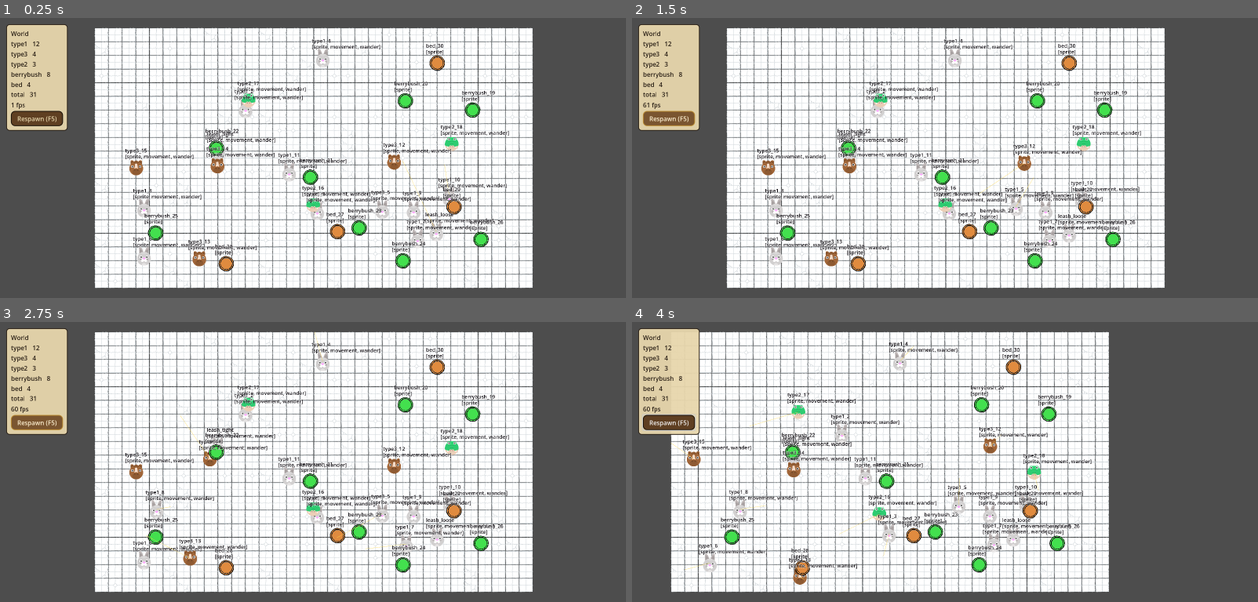
Above: before the commit, frames 1-4 (two rows, left to right).
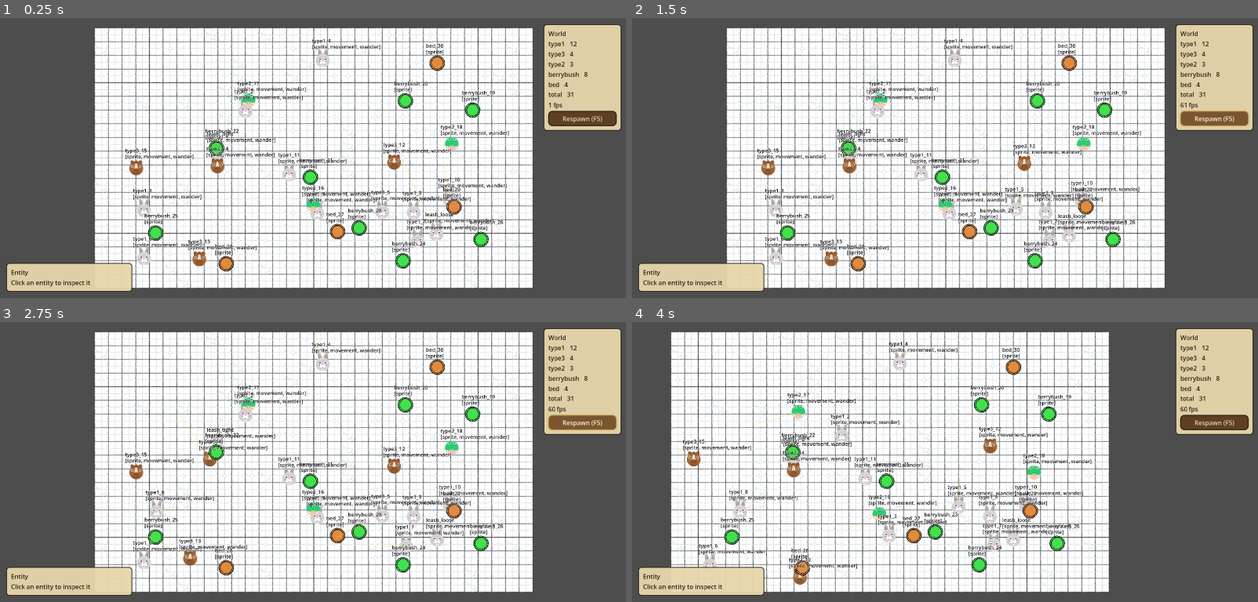
Above: after the commit, the same moments.

Repository: hafizosina/compilationpack
Game: Godot game, scene res://8. SimpleAiSystem/main.tscn
The game is run twice, just before and just after one commit, with the same random seed, the same clock (stepped at 60 frames per second) and the same inputs.
Inputs (mouse positions are in pixels of both pictures, inside the frame that each line leads up to):
- Up to frame 1 (0.25 s): no input
- Up to frame 2 (1.5 s): click "Respawn (F5)" at 0.5 s; click "Respawn (F5)" at 1.25 s
- Up to frame 3 (2.75 s): click "Respawn (F5)" at 2 s
- Up to frame 4 (4 s): tap Enter at 2.75 s; move the mouse to (1082, 448) at 2.77 s; hold Right (ui_right) 2.78-3.5 s; hold Shift (sprint) 2.78-3.5 s; click (1082, 448) at 2.92 s; drag from (819, 476) to (913, 518) at 3.52 s

The runs differ from the first frame. In frame 1, 10% of the frame differs, in the area x 1-100%, y 2-98%; in frame 2, 10%; in frame 3, 10%; in frame 4, 10%.

Commit message:
feat(sim): click-to-select entity inspector panel

Diff:
--- a/8. SimpleAiSystem/components/sim_component.gd
+++ b/8. SimpleAiSystem/components/sim_component.gd
@@ -21,3 +21,18 @@
 ## must match the matching SimComponentDef.slot().
 func slot() -> StringName:
 	return &""
+
+## How this component represents ITSELF in the entity inspector: readable
+## field -> value pairs, already formatted as strings so the UI stays a dumb
+## renderer. Dictionaries keep insertion order, so the component also decides
+## the order its fields appear in. Return {} to stay out of the panel entirely.
+##
+## Nothing outside the component knows what it holds — adding a component kind
+## adds its own section to the inspector with no change to SimEntity or the UI.
+func describe() -> Dictionary:
+	return {}
+
+## Heading this component appears under in the inspector. Defaults to the slot
+## name; override to present something other than the raw key.
+func describe_label() -> String:
+	return String(slot()).capitalize()
--- a/8. SimpleAiSystem/components/sim_movement_component.gd
+++ b/8. SimpleAiSystem/components/sim_movement_component.gd
@@ -50,6 +50,15 @@
 func current_speed() -> float:
 	return run_speed if _gait == Gait.RUN else walk_speed
 
+func describe() -> Dictionary:
+	var gait_name := "run" if _gait == Gait.RUN else "walk"
+	return {
+		"walk / run": "%.0f / %.0f px/s" % [walk_speed, run_speed],
+		"state": "moving (%s)" % gait_name if _has_target else "idle",
+		"target": "%.0f, %.0f" % [_target.x, _target.y] if _has_target else "—",
+		"arrive at": "%.0f px" % arrive_radius,
+	}
+
 func _physics_process(_delta: float) -> void:
 	if entity == null:
 		return
--- a/8. SimpleAiSystem/components/sim_wander_component.gd
+++ b/8. SimpleAiSystem/components/sim_wander_component.gd
@@ -44,6 +44,13 @@
 	_wait = _rng.randf_range(pause_min, pause_max)
 	_movement.move_to(_pick_point(), SimMovementComponent.Gait.WALK)
 
+func describe() -> Dictionary:
+	return {
+		"radius": "%.0f px" % radius,
+		"pause": "%.1f - %.1f s" % [pause_min, pause_max],
+		"next pick": "%.1f s" % maxf(_wait, 0.0),
+	}
+
 ## A uniformly distributed point on the disc of `radius` around home, clamped to
 ## the world bounds. The sqrt keeps points from bunching at the centre.
 func _pick_point() -> Vector2:
--- a/8. SimpleAiSystem/entity/sim_entity.gd
+++ b/8. SimpleAiSystem/entity/sim_entity.gd
@@ -54,6 +54,38 @@
 func component_slots() -> Array:
 	return _components.keys()
 
+## A formatted snapshot for the inspector panel: the entity's own facts plus
+## whatever each component chooses to expose through its describe().
+func describe() -> Dictionary:
+	var reported := {}
+	for key in _components:
+		var node: Node = _components[key]
+		# The sprite slot registers the bare Sprite2D from the scene, which has
+		# no describe() — guard rather than assume every slot is a SimComponent.
+		if not node.has_method("describe"):
+			continue
+		var fields: Dictionary = node.describe()
+		if fields.is_empty():
+			continue
+		# Label and fields both come from the component — the entity aggregates,
+		# it never decides how a component presents itself.
+		reported[String(key)] = {
+			"label": node.describe_label() if node.has_method("describe_label") else String(key),
+			"fields": fields,
+		}
+	var slot_names: Array[String] = []
+	for key in _components:
+		slot_names.append(String(key))
+	return {
+		"name": name,
+		"type": String(def_id),
+		"position": "%.0f, %.0f" % [global_position.x, global_position.y],
+		"home": "%.0f, %.0f" % [home_position.x, home_position.y],
+		"from home": "%.0f px" % global_position.distance_to(home_position),
+		"slots": ", ".join(slot_names),
+		"components": reported,
+	}
+
 ## Actions this entity can PERFORM, unioned across its components (Phase 2).
 func do_actions() -> Array[StringName]:
 	return []
--- a/8. SimpleAiSystem/main.gd
+++ b/8. SimpleAiSystem/main.gd
@@ -3,17 +3,45 @@
 ## Module 8 entry point. Builds the whole world from data on startup — every
 ## entity on screen comes out of world1.tres via the SimEntityFactory.
 ##
-## F1 cycles the per-entity debug overlay (off / labels / labels + wander
-## leashes), F5 respawns the world (edit world1.tres, hit F5, see the change
-## without touching code).
+## Left-click an entity to inspect it in the bottom-left panel; click bare
+## ground to clear the selection. F1 cycles the per-entity debug overlay (off /
+## labels / labels + wander leashes), F5 respawns the world (edit world1.tres,
+## hit F5, see the change without touching code).
+
+## Physics layer entities sit on, and the layer picking queries against.
+const SELECT_MASK := 1
+## Ceiling on overlapping bodies considered by one pick.
+const MAX_PICK_HITS := 32
+## How often the selected entity's snapshot is pushed to the panel. The values
+## are read by a person, so 5 Hz is plenty and costs nothing.
+const INSPECT_INTERVAL := 0.2
 
 @onready var factory: SimEntityFactory = $EntityFactory
+@onready var selection_marker: SimSelectionMarker = $World/SelectionMarker
+
+var _selected: SimEntity
+var _since_push: float = 0.0
 
 func _ready() -> void:
 	EventBus.sim_respawn_requested.connect(_respawn)
 	_respawn()
 
+func _process(delta: float) -> void:
+	if _selected == null:
+		return
+	if not is_instance_valid(_selected):
+		_select(null)
+		return
+	_since_push += delta
+	if _since_push >= INSPECT_INTERVAL:
+		_since_push = 0.0
+		EventBus.sim_entity_inspected.emit(_selected.describe())
+
 func _unhandled_input(event: InputEvent) -> void:
+	if event is InputEventMouseButton and event.pressed and event.button_index == MOUSE_BUTTON_LEFT:
+		_select(_entity_at(get_global_mouse_position()))
+		get_viewport().set_input_as_handled()
+		return
 	if not (event is InputEventKey and event.pressed and not event.echo):
 		return
 	match event.keycode:
@@ -25,7 +53,43 @@
 			_respawn()
 			get_viewport().set_input_as_handled()
 
+## The entity under `world_pos`, or null for bare ground. Picks against the
+## entity's own physics body — the same shape a Phase 2 sensor will detect,
+## so there is no second set of hitboxes to keep in sync.
+##
+## Entities overlap freely (nothing collides), and intersect_point returns hits
+## in no particular order, so the nearest centre wins. Without that, clicking a
+## creature standing on a bush selects whichever the physics server happened to
+## report first.
+func _entity_at(world_pos: Vector2) -> SimEntity:
+	var query := PhysicsPointQueryParameters2D.new()
+	query.position = world_pos
+	query.collision_mask = SELECT_MASK
+	query.collide_with_bodies = true
+	query.collide_with_areas = false
+
+	var closest: SimEntity = null
+	var closest_distance := INF
+	for hit in get_world_2d().direct_space_state.intersect_point(query, MAX_PICK_HITS):
+		var collider: Object = hit.get("collider")
+		if not (collider is SimEntity):
+			continue
+		var entity: SimEntity = collider
+		var distance := entity.global_position.distance_squared_to(world_pos)
+		if distance < closest_distance:
+			closest_distance = distance
+			closest = entity
+	return closest
+
+func _select(entity: SimEntity) -> void:
+	_selected = entity
+	_since_push = 0.0
+	selection_marker.track(entity)
+	EventBus.sim_entity_inspected.emit(entity.describe() if entity != null else {})
+
 func _respawn() -> void:
+	# Dropped before the spawn frees anything, so nothing holds a dead entity.
+	_select(null)
 	factory.spawn_world()
 	if Constant.DEBUG:
 		factory.debug_report()
--- a/8. SimpleAiSystem/main.tscn
+++ b/8. SimpleAiSystem/main.tscn
@@ -7,6 +7,7 @@
 [ext_resource type="Script" uid="uid://c4xcx6k8t3010" path="res://8. SimpleAiSystem/entity/sim_entity_factory.gd" id="4_factory"]
 [ext_resource type="Resource" uid="uid://dldvh5p25k40x" path="res://8. SimpleAiSystem/defs/catalog.tres" id="5_catalog"]
 [ext_resource type="Resource" uid="uid://wdyc5afntjkk" path="res://8. SimpleAiSystem/defs/world1.tres" id="6_world"]
+[ext_resource type="Script" uid="uid://qpwrfvlam5jx" path="res://8. SimpleAiSystem/selection_marker.gd" id="7_marker"]
 
 [node name="Main" type="Node2D" unique_id=1530078585]
 script = ExtResource("3_main")
@@ -21,6 +22,9 @@
 
 [node name="Entities" type="Node2D" parent="World" unique_id=17035332]
 
+[node name="SelectionMarker" type="Node2D" parent="World"]
+script = ExtResource("7_marker")
+
 [node name="EntityFactory" type="Node" parent="." unique_id=343339860 node_paths=PackedStringArray("entities_root")]
 script = ExtResource("4_factory")
 catalog = ExtResource("5_catalog")
--- /dev/null
+++ b/8. SimpleAiSystem/selection_marker.gd
@@ -0,0 +1,39 @@
+class_name SimSelectionMarker
+extends Node2D
+
+## Ring drawn around the entity currently being inspected.
+##
+## It lives beside the entities rather than on them so selection still reads
+## with the debug overlay switched off, and so a freed entity takes nothing
+## with it — the marker just stops tracking.
+
+const RING_COLOR := Color(0.85, 0.5, 0.08, 0.95)
+const RING_RADIUS := 42.0
+const RING_WIDTH := 3.0
+
+var _target: SimEntity
+
+func _ready() -> void:
+	z_index = 200
+	visible = false
+
+## Follows `entity`, or hides when passed null.
+func track(entity: SimEntity) -> void:
+	_target = entity
+	visible = entity != null
+	set_process(entity != null)
+	if entity != null:
+		global_position = entity.global_position
+	queue_redraw()
+
+func _process(_delta: float) -> void:
+	if not is_instance_valid(_target):
+		track(null)
+		return
+	global_position = _target.global_position
+	queue_redraw()
+
+func _draw() -> void:
+	if not is_instance_valid(_target):
+		return
+	draw_arc(Vector2.ZERO, RING_RADIUS, 0.0, TAU, 48, RING_COLOR, RING_WIDTH)
--- a/8. SimpleAiSystem/ui/ui.gd
+++ b/8. SimpleAiSystem/ui/ui.gd
@@ -1,19 +1,28 @@
 extends CanvasLayer
 
-## Phase 1 world readout: live entity counts per blueprint, the frame rate, and
-## a respawn button.
+## Two read-outs for the running world: population counts top-right, and a
+## bottom-left inspector for whichever entity is currently selected. They are
+## anchored to opposite corners rather than sharing a column, so neither can
+## push or cover the other however tall the inspector grows.
 ##
-## It holds no reference to the factory — the census arrives on the EventBus and
-## the button asks for a respawn the same way, so the panel knows nothing about
-## how entities are built.
+## The panel holds no reference to an entity or to the factory. Counts and
+## inspector snapshots both arrive on the EventBus already formatted, and the
+## respawn button asks for a rebuild the same way — so the UI knows nothing
+## about how entities are built or what any component contains.
+
+## Width reserved for the key column so values line up.
+const KEY_WIDTH := 108.0
 
 @onready var counts_label: Label = %CountsLabel
 @onready var fps_label: Label = %FpsLabel
 @onready var respawn_button: Button = %RespawnButton
+@onready var detail: VBoxContainer = %Detail
 
 func _ready() -> void:
 	EventBus.sim_world_spawned.connect(_on_world_spawned)
+	EventBus.sim_entity_inspected.connect(_on_entity_inspected)
 	respawn_button.pressed.connect(_on_respawn_pressed)
+	_on_entity_inspected({})
 
 func _process(_delta: float) -> void:
 	fps_label.text = "%d fps" % Engine.get_frames_per_second()
@@ -28,5 +37,52 @@
 	lines.append("total   %d" % total)
 	counts_label.text = "\n".join(lines)
 
+## Rebuilds the inspector from a snapshot. An empty dictionary means nothing is
+## selected. Each component's section is rendered exactly as that component
+## described itself — heading, fields and field order all come from it.
+func _on_entity_inspected(details: Dictionary) -> void:
+	_clear(detail)
+	if details.is_empty():
+		detail.add_child(_line("Click an entity to inspect it"))
+		return
+
+	detail.add_child(_line(str(details.get("name", "—"))))
+	detail.add_child(HSeparator.new())
+	for key in ["type", "position", "home", "from home", "slots"]:
+		detail.add_child(_row(key, str(details.get(key, "—"))))
+
+	var components: Dictionary = details.get("components", {})
+	for slot in components:
+		var section: Dictionary = components[slot]
+		detail.add_child(HSeparator.new())
+		detail.add_child(_line(str(section.get("label", slot))))
+		var fields: Dictionary = section.get("fields", {})
+		for field in fields:
+			detail.add_child(_row(String(field), str(fields[field])))
+
 func _on_respawn_pressed() -> void:
 	EventBus.sim_respawn_requested.emit()
+
+## Detaches before freeing: queue_free() alone leaves the old rows parented for
+## the rest of the frame, so the panel would briefly show two entities at once.
+func _clear(container: Node) -> void:
+	for child in container.get_children():
+		container.remove_child(child)
+		child.queue_free()
+
+func _row(key: String, value: String) -> HBoxContainer:
+	var row := HBoxContainer.new()
+	var key_label := Label.new()
+	key_label.text = key
+	key_label.custom_minimum_size = Vector2(KEY_WIDTH, 0.0)
+	var value_label := Label.new()
+	value_label.text = value
+	value_label.size_flags_horizontal = Control.SIZE_EXPAND_FILL
+	row.add_child(key_label)
+	row.add_child(value_label)
+	return row
+
+func _line(text: String) -> Label:
+	var label := Label.new()
+	label.text = text
+	return label
--- a/8. SimpleAiSystem/ui/ui.tscn
+++ b/8. SimpleAiSystem/ui/ui.tscn
@@ -6,38 +6,66 @@
 [node name="UI" type="CanvasLayer" unique_id=632847832]
 script = ExtResource("1_ui")
 
-[node name="MarginContainer" type="MarginContainer" parent="." unique_id=195528173]
+[node name="Root" type="Control" parent="." unique_id=195528173]
 anchors_preset = 15
 anchor_right = 1.0
 anchor_bottom = 1.0
 grow_horizontal = 2
 grow_vertical = 2
-size_flags_horizontal = 3
-size_flags_vertical = 3
+mouse_filter = 2
 theme = ExtResource("2_theme")
-theme_override_constants/margin_left = 16
-theme_override_constants/margin_top = 16
-theme_override_constants/margin_right = 16
-theme_override_constants/margin_bottom = 16
 
-[node name="Row" type="HBoxContainer" parent="MarginContainer"]
+[node name="StatsPanel" type="PanelContainer" parent="Root"]
+anchors_preset = 1
+anchor_left = 1.0
+anchor_right = 1.0
+offset_left = -216.0
+offset_top = 16.0
+offset_right = -16.0
+offset_bottom = 216.0
+grow_horizontal = 0
 
-[node name="StatsPanel" type="PanelContainer" parent="MarginContainer/Row"]
-size_flags_vertical = 0
+[node name="Stats" type="VBoxContainer" parent="Root/StatsPanel"]
 
-[node name="Stats" type="VBoxContainer" parent="MarginContainer/Row/StatsPanel"]
-
-[node name="TitleLabel" type="Label" parent="MarginContainer/Row/StatsPanel/Stats"]
+[node name="TitleLabel" type="Label" parent="Root/StatsPanel/Stats"]
 text = "World"
 
-[node name="CountsLabel" type="Label" parent="MarginContainer/Row/StatsPanel/Stats"]
+[node name="CountsLabel" type="Label" parent="Root/StatsPanel/Stats"]
 unique_name_in_owner = true
 text = "—"
 
-[node name="FpsLabel" type="Label" parent="MarginContainer/Row/StatsPanel/Stats"]
+[node name="FpsLabel" type="Label" parent="Root/StatsPanel/Stats"]
 unique_name_in_owner = true
 text = "— fps"
 
-[node name="RespawnButton" type="Button" parent="MarginContainer/Row/StatsPanel/Stats"]
+[node name="RespawnButton" type="Button" parent="Root/StatsPanel/Stats"]
 unique_name_in_owner = true
 text = "Respawn (F5)"
+
+[node name="InspectorHolder" type="VBoxContainer" parent="Root"]
+anchors_preset = 15
+anchor_right = 1.0
+anchor_bottom = 1.0
+offset_left = 16.0
+offset_top = 16.0
+offset_right = -16.0
+offset_bottom = -16.0
+grow_horizontal = 2
+grow_vertical = 2
+mouse_filter = 2
+alignment = 2
+
+[node name="InspectorRow" type="HBoxContainer" parent="Root/InspectorHolder"]
+mouse_filter = 2
+
+[node name="InspectorPanel" type="PanelContainer" parent="Root/InspectorHolder/InspectorRow"]
+size_flags_vertical = 8
+
+[node name="Inspector" type="VBoxContainer" parent="Root/InspectorHolder/InspectorRow/InspectorPanel"]
+custom_minimum_size = Vector2(300, 0)
+
+[node name="InspectorTitle" type="Label" parent="Root/InspectorHolder/InspectorRow/InspectorPanel/Inspector"]
+text = "Entity"
+
+[node name="Detail" type="VBoxContainer" parent="Root/InspectorHolder/InspectorRow/InspectorPanel/Inspector"]
+unique_name_in_owner = true
--- a/System/EventBus.gd
+++ b/System/EventBus.gd
@@ -17,3 +17,8 @@
 ## Emitted by the sim stats panel to ask for the world to be rebuilt from its
 ## SimWorldDef. Module 8's main scene performs the respawn.
 signal sim_respawn_requested()
+
+## Emitted by module 8's main scene with a snapshot of the entity currently
+## being inspected, or an empty dictionary when the selection is cleared. The
+## inspector panel rebuilds from it and never touches the entity itself.
+signal sim_entity_inspected(details: Dictionary)
Not shown, added: 8. SimpleAiSystem/selection_marker.gd.uid
